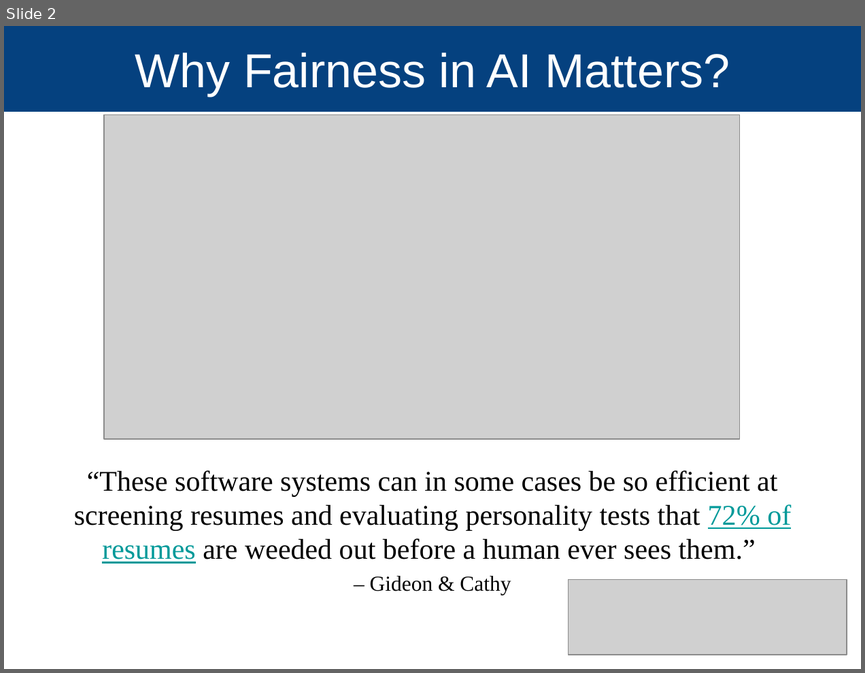
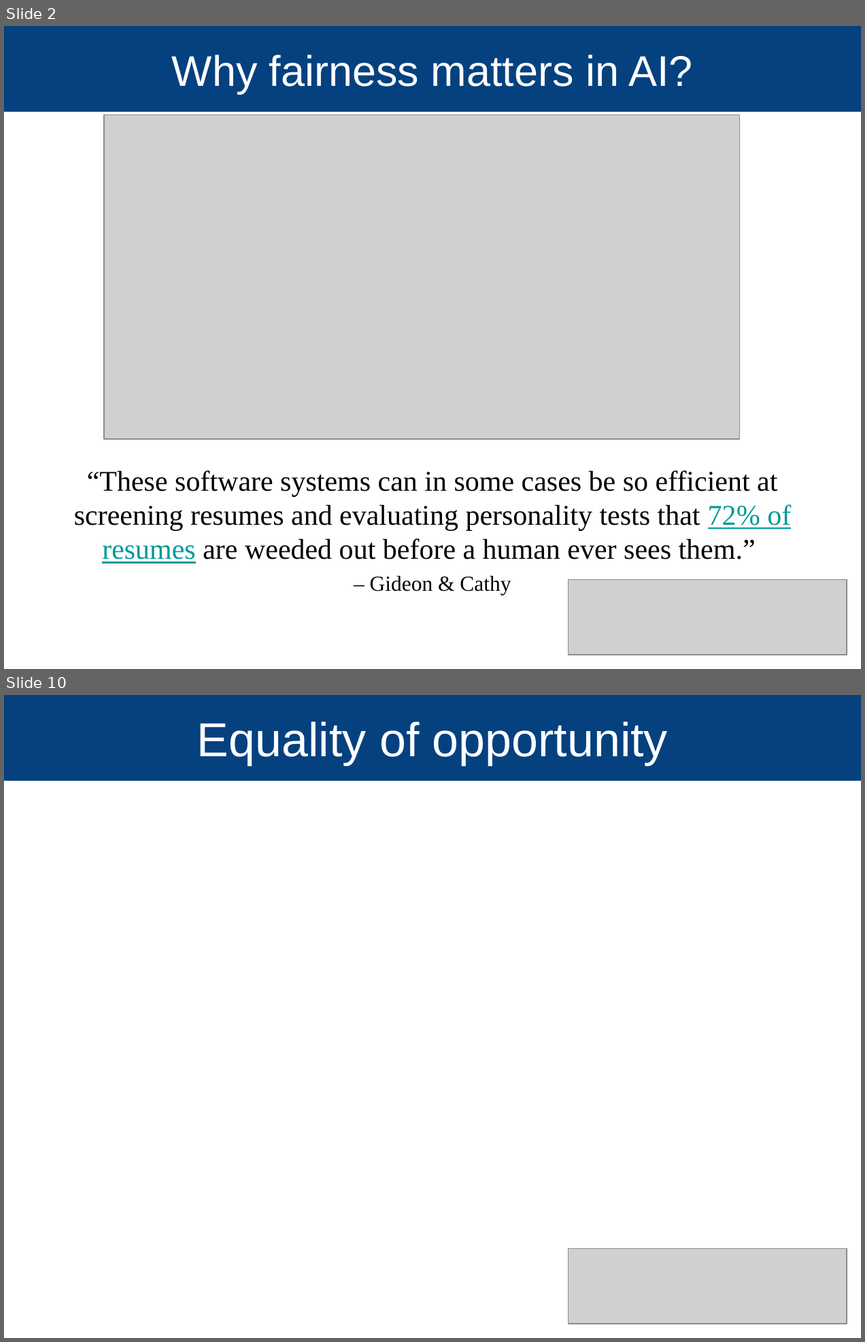
Before and after one commit to Makan-Ar/AI-Fairness-Data-Science, a slide deck: presentation/Makan Arastuie 2018-05-4 Fairness.pptx. Shown one above the other, each under a label of ours: slide 2 before the commit, slides 2 and 10 after it; the slides between them are not shown. The pictures are 865x673 and 865x1342 pixels, drawn with LibreOffice and Linux fonts; fonts in the diff are those of the drawing; grey boxes stand for pictures; background and template pictures are left out. Boxes give left, top, right and bottom in pixels: in the first picture for what was removed or moved away, otherwise in the second. Text is boxed around its words. In the diff, an @@ line names an element or a change of style, - is before the commit and + after.

```diff
--- a/presentation/Makan Arastuie 2018-05-4 Fairness.pptx
+++ b/presentation/Makan Arastuie 2018-05-4 Fairness.pptx
@@ slide 10 added at (4,695,861,1338), background #FFFFFF; not listed: 1 template element that a slide beside it also shows @@
@@ title added at (197,722,668,766), 40 pt, text #FFFFFF @@
+Equality of opportunity
@@ picture added at (568,1248,847,1323) @@
@@ slide 2 changed as well @@
@@ title at (172,55,692,93): text changed; size 40 to 36 pt @@
-Why Fairness in AI Matters?
+Why fairness matters in AI?
```
Also in this commit, not shown: 1 other slide changed, 25 other slides added.
